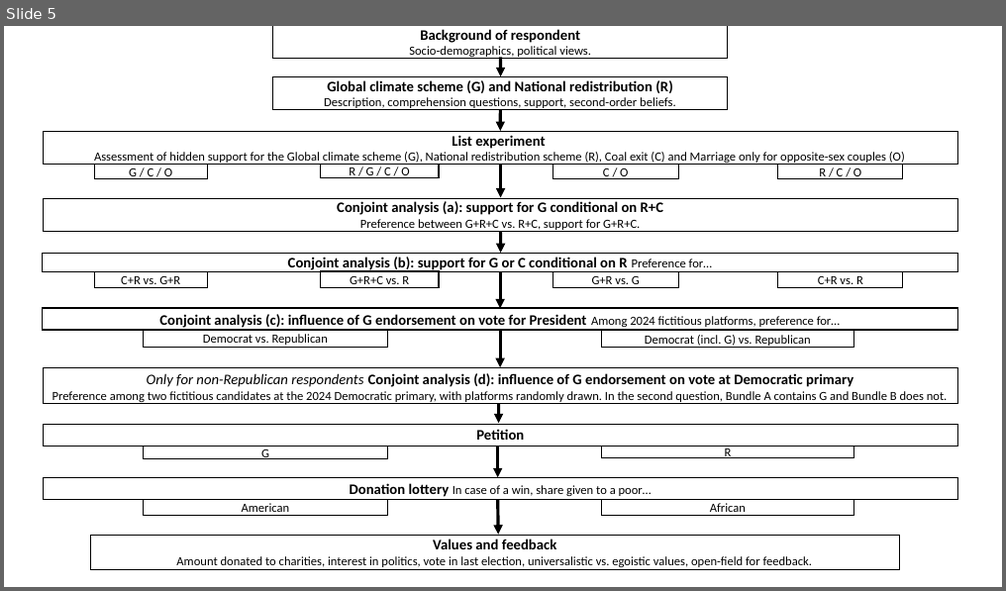
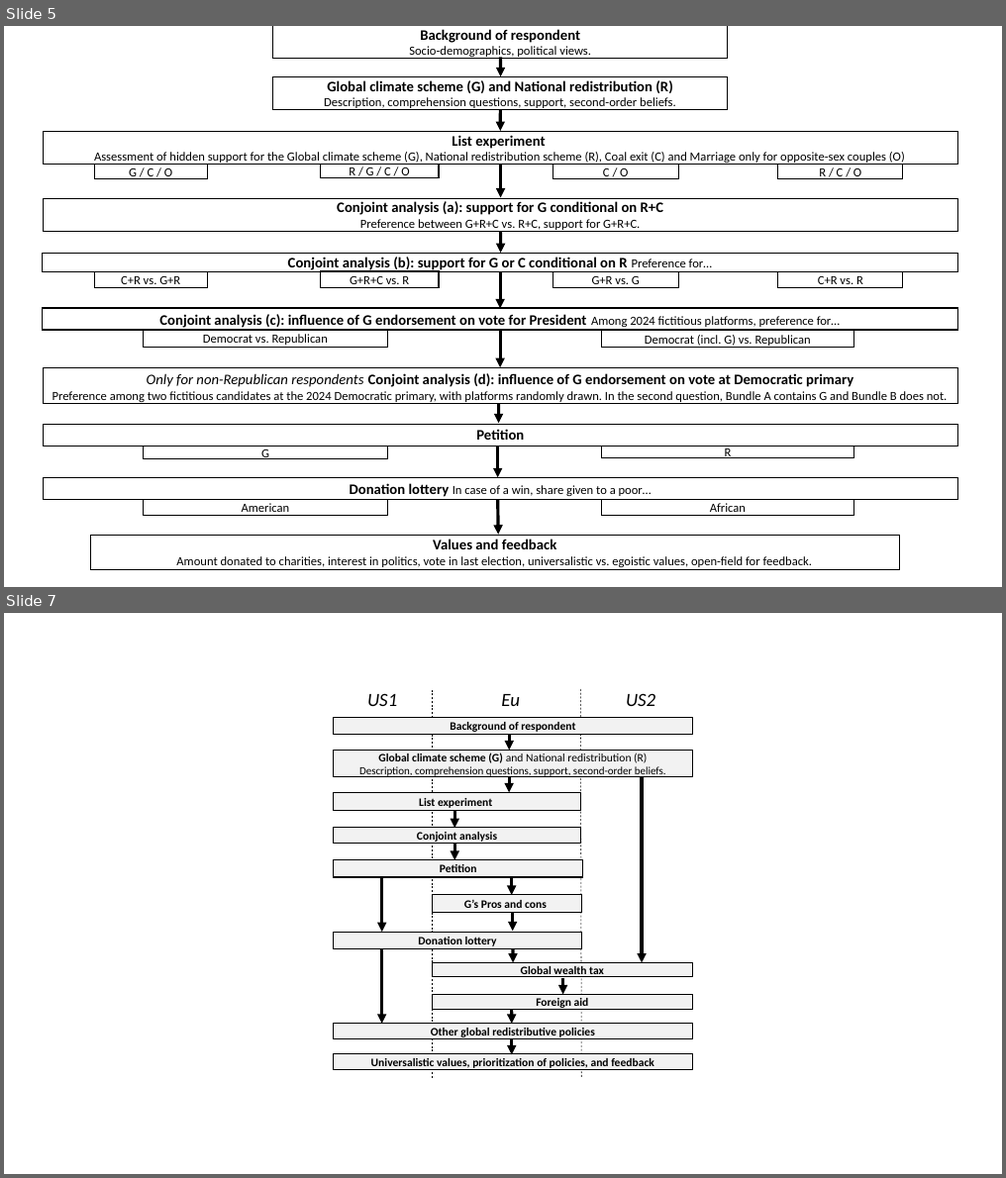
Before and after one commit to bixiou/global_tax_attitudes, a slide deck: questionnaire/survey_flow.pptx. Shown one above the other, each under a label of ours: slide 5 before the commit, slides 5 and 7 after it; the slides between them are not shown. The pictures are 1006x591 and 1006x1178 pixels, drawn with LibreOffice and Linux fonts; fonts in the diff are those of the drawing. Boxes give left, top, right and bottom in pixels: in the first picture for what was removed or moved away, otherwise in the second. Text is boxed around its words. In the diff, an @@ line names an element or a change of style, - is before the commit and + after.

```diff
--- a/questionnaire/survey_flow.pptx
+++ b/questionnaire/survey_flow.pptx
@@ slide 7 added at (4,613,1002,1174), background #FFFFFF @@
@@ text added at (367,693,655,706), 18 pt, text #000000, italic @@
+US1 Eu US2
@@ line added from (433, 690) to (433, 1078), #000000 0.5 pt dashed @@
@@ line added from (580, 689) to (582, 1078), #000000 0.5 pt dashed @@
@@ rectangle added at (334,718,692,735), fill #F2F2F2, outline #000000 1 pt, 11 pt, text #000000, bold @@
+Background of respondent
@@ rectangle added at (334,751,692,777), fill #F2F2F2, outline #000000 1 pt, 10.5 pt, text #000000 @@
+Global climate scheme (G) and National redistribution (R)
+Description, comprehension questions, support, second-order beliefs.
@@ arrow added from (509, 735) to (509, 750), #000000 3 pt @@
@@ arrow added from (509, 776) to (509, 792), #000000 3 pt @@
@@ arrow added from (642, 777) to (642, 963), #000000 3 pt @@
@@ rectangle added at (334,792,580,810), fill #F2F2F2, outline #000000 1 pt, 11 pt, text #000000, bold @@
+List experiment
@@ arrow added from (454, 811) to (454, 828), #000000 3 pt @@
@@ rectangle added at (334,827,580,843), fill #F2F2F2, outline #000000 1 pt, 11 pt, text #000000, bold @@
+Conjoint analysis
@@ arrow added from (454, 844) to (454, 861), #000000 3 pt @@
@@ rectangle added at (334,861,583,877), fill #F2F2F2, outline #000000 1 pt, 11 pt, text #000000, bold @@
+Petition
@@ arrow added from (382, 878) to (382, 932), #000000 3 pt @@
@@ arrow added from (512, 878) to (512, 895), #000000 3 pt @@
@@ rectangle added at (433,895,581,912), fill #F2F2F2, outline #000000 1 pt, 11 pt, text #000000, bold @@
+G’s Pros and cons
@@ rectangle added at (334,932,581,950), fill #F2F2F2, outline #000000 1 pt, 11 pt, text #000000, bold @@
+Donation lottery
@@ arrow added from (513, 912) to (513, 931), #000000 3 pt @@
@@ arrow added from (382, 950) to (382, 1024), #000000 3 pt @@
@@ rectangle added at (433,963,693,977), fill #F2F2F2, outline #000000 1 pt, 11 pt, text #000000, bold @@
+Global wealth tax
@@ arrow added from (513, 950) to (513, 963), #000000 3 pt @@
@@ rectangle added at (433,995,693,1010), fill #F2F2F2, outline #000000 1 pt, 11 pt, text #000000, bold @@
+Foreign aid
@@ arrow added from (563, 978) to (563, 995), #000000 3 pt @@
@@ rectangle added at (334,1024,692,1039), fill #F2F2F2, outline #000000 1 pt, 11 pt, text #000000, bold @@
+Other global redistributive policies
@@ arrow added from (512, 1010) to (512, 1024), #000000 3 pt @@
@@ rectangle added at (334,1054,692,1069), fill #F2F2F2, outline #000000 1 pt, 11 pt, text #000000, bold @@
+Universalistic values, prioritization of policies, and feedback
@@ arrow added from (512, 1040) to (512, 1055), #000000 3 pt @@
```
Also in this commit, not shown: 1 slide changed, 1 other slide added, 14 other files.
